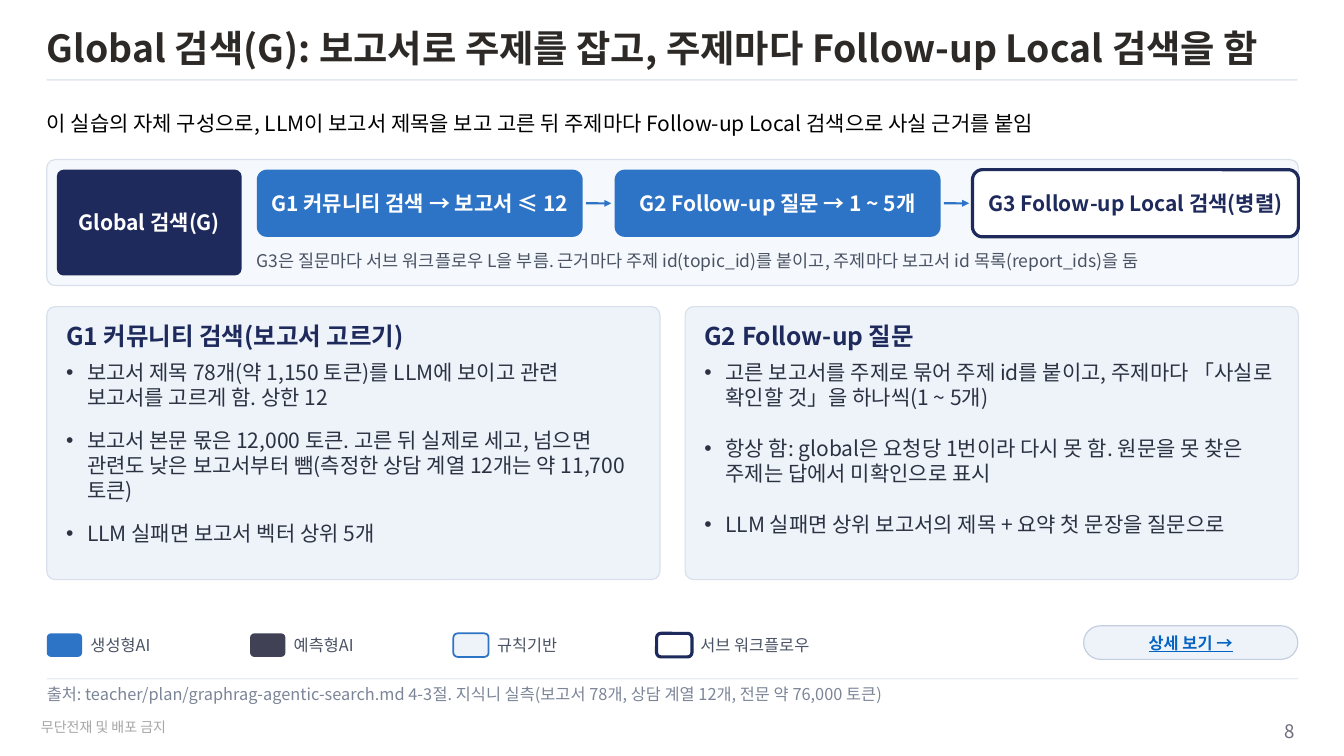
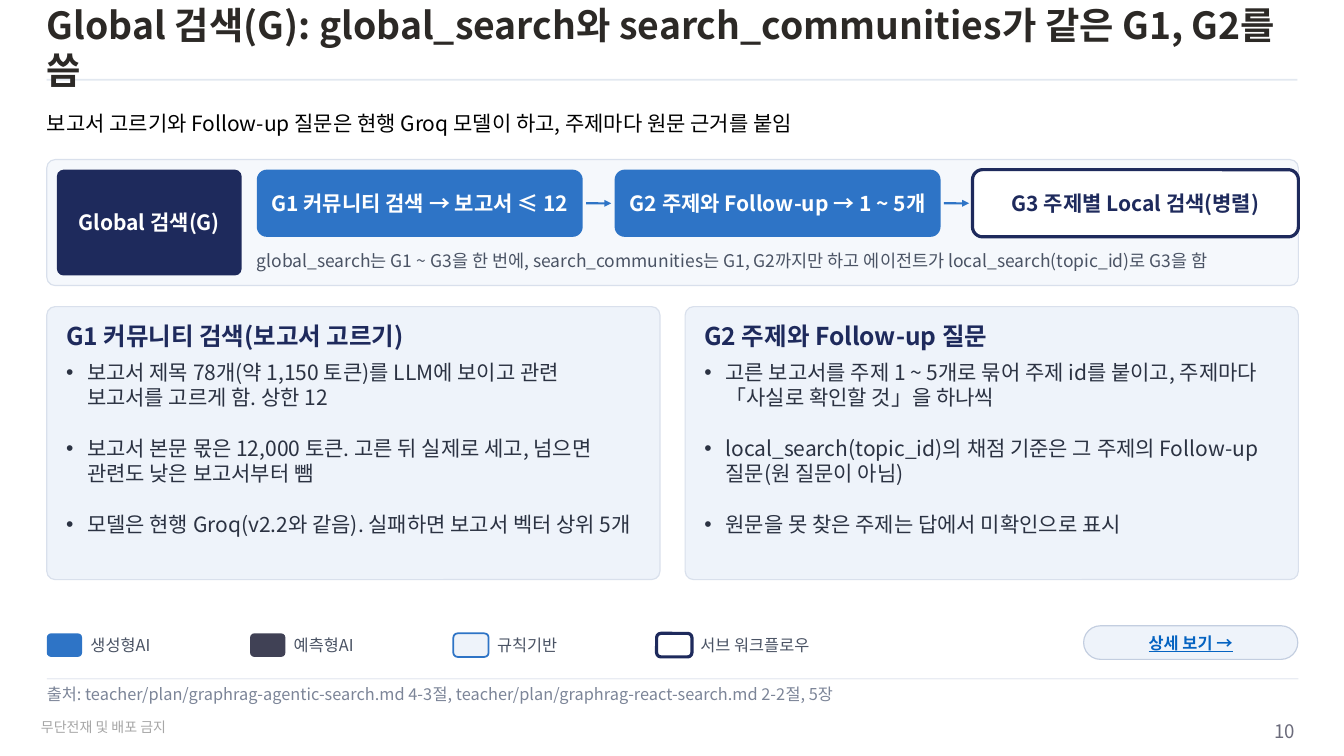
Before and after one commit to unicorn-campus/hybrid-ai, a slide deck: slide 10 of teacher/plan/graphrag-agentic-search.pptx (slide 8 before the commit). Drawn at 1344x756 pixels with LibreOffice and Linux fonts; fonts in the diff are those of the drawing. Boxes give left, top, right and bottom in pixels: in the first picture for what was removed or moved away, otherwise in the second. Text is boxed around its words. In the diff, an @@ line names an element or a change of style, - is before the commit and + after.

```diff
--- a/teacher/plan/graphrag-agentic-search.pptx
+++ b/teacher/plan/graphrag-agentic-search.pptx
@@ title at box(47, 7, 1275, 87): text changed @@
-Global 검색(G): 보고서로 주제를 잡고, 주제마다 Follow-up Local 검색을 함
+Global 검색(G): global_search와 search_communities가 같은 G1, G2를 씀
@@ text at box(47, 113, 792, 136): text changed @@
-이 실습의 자체 구성으로, LLM이 보고서 제목을 보고 고른 뒤 주제마다 Follow-up Local 검색으로 사실 근거를 붙임
+보고서 고르기와 Follow-up 질문은 현행 Groq 모델이 하고, 주제마다 원문 근거를 붙임
@@ text in rounded rectangle at box(630, 193, 926, 216): text changed @@
-G2 Follow-up 질문 → 1 ~ 5개
+G2 주제와 Follow-up → 1 ~ 5개
@@ text in rounded rectangle at box(1012, 193, 1259, 215): text changed @@
-G3 Follow-up Local 검색(병렬)
+G3 주제별 Local 검색(병렬)
@@ text at box(257, 252, 1208, 272): text changed @@
-G3은 질문마다 서브 워크플로우 L을 부름. 근거마다 주제 id(topic_id)를 붙이고, 주제마다 보고서 id 목록(report_ids)을 둠
+global_search는 G1 ~ G3을 한 번에, search_communities는 G1, G2까지만 하고 에이전트가 local_search(topic_id)로 G3을 함
@@ text in rounded rectangle at box(704, 324, 1258, 534): text changed @@
-G2 Follow-up 질문
-• 고른 보고서를 주제로 묶어 주제 id를 붙이고, 주제마다 「사실로 확인할 것」을 하나씩(1 ~ 5개)
-• 항상 함: global은 요청당 1번이라 다시 못 함. 원문을 못 찾은 주제는 답에서 미확인으로 표시
-• LLM 실패면 상위 보고서의 제목 + 요약 첫 문장을 질문으로
+G2 주제와 Follow-up 질문
+• 고른 보고서를 주제 1 ~ 5개로 묶어 주제 id를 붙이고, 주제마다 「사실로 확인할 것」을 하나씩
+• local_search(topic_id)의 채점 기준은 그 주제의 Follow-up 질문(원 질문이 아님)
+• 원문을 못 찾은 주제는 답에서 미확인으로 표시
@@ text in rounded rectangle at box(87, 438, 631, 537): text changed @@
-• 보고서 본문 몫은 12,000 토큰. 고른 뒤 실제로 세고, 넘으면 관련도 낮은 보고서부터 뺌(측정한 상담 계열 12개는 약 11,700 토큰)
-• LLM 실패면 보고서 벡터 상위 5개
+• 보고서 본문 몫은 12,000 토큰. 고른 뒤 실제로 세고, 넘으면 관련도 낮은 보고서부터 뺌
+• 모델은 현행 Groq(v2.2와 같음). 실패하면 보고서 벡터 상위 5개
@@ text at box(47, 686, 833, 704): text changed @@
-출처: teacher/plan/graphrag-agentic-search.md 4-3절. 지식니 실측(보고서 78개, 상담 계열 12개, 전문 약 76,000 토큰)
+출처: teacher/plan/graphrag-agentic-search.md 4-3절, teacher/plan/graphrag-react-search.md 2-2절, 5장
@@ page number at box(1274, 724, 1295, 738): text changed @@
-8
+10
```
Also in this commit, not shown: 8 other slides changed, 4 slides added, 2 slides removed, 3 other files.
